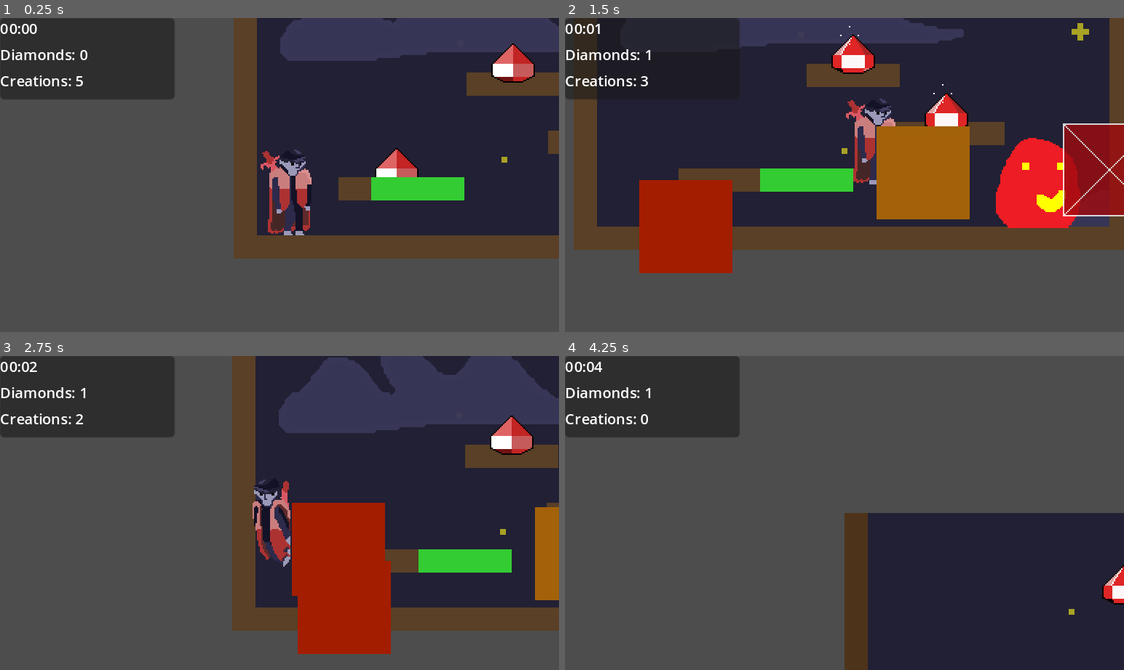
Above: before the commit, frames 1-4 (two rows, left to right).
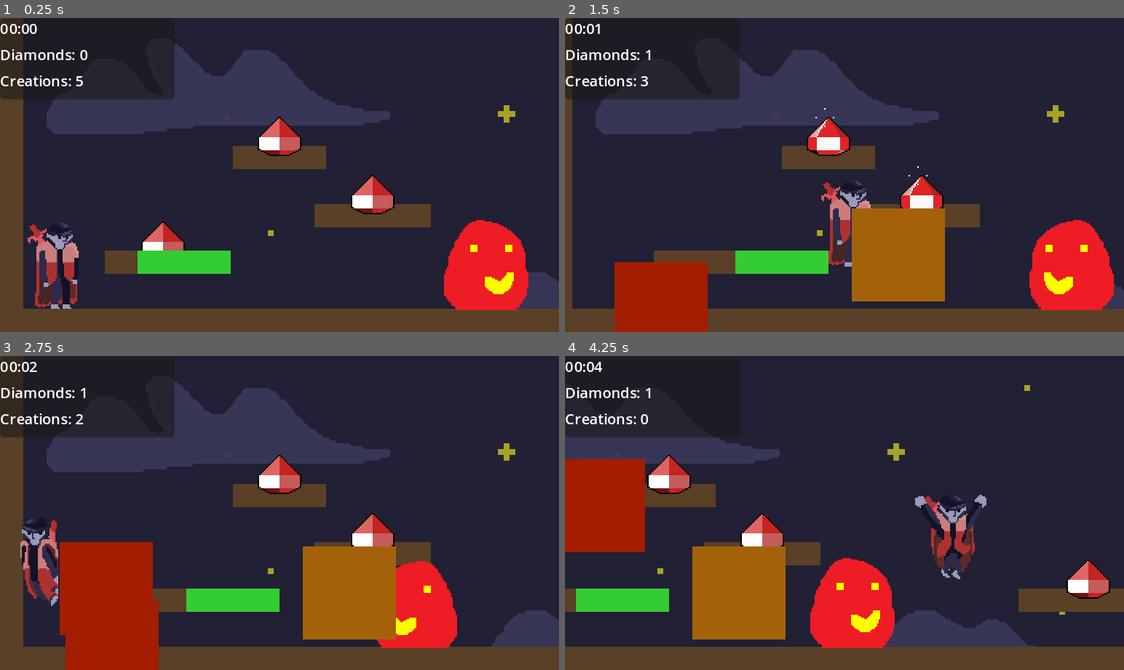
Above: after the commit, the same moments.

Repository: LloydNicholson/sluggers
Game: Godot game, scene res://scenes/rooms/Room0.tscn
Two runs of this game, one before a commit and one after it. Both use one fixed random seed, a clock stepped at 60 frames per second and the inputs below.
Inputs:
- Up to frame 1 (0.25 s): no input
- Up to frame 2 (1.5 s): tap Enter at 0.5 s; hold Right (move_right) from 0.53 s (still down); tap X (create_bouncy) at 0.6 s; tap Up (jump) at 0.77 s; tap Z (create_solid) at 1.35 s
- Up to frame 3 (2.75 s): tap Up (jump) at 1.52 s; release Right (move_right) at 2.03 s; hold Left (move_left) from 2.03 s (still down); tap X (create_bouncy) at 2.1 s
- Up to frame 4 (4.25 s): release Left (move_left) at 2.78 s; hold Right (move_right) from 2.78 s (still down); tap Z (create_solid) at 2.85 s; tap Up (jump) at 3.02, 3.77 s; tap X (create_bouncy) at 3.6 s

The runs differ from the first frame. In frame 1, 66% of the frame differs, in the area x 0-100%, y 0-100%; in frame 2, 68%; in frame 3, 68%; in frame 4, 75%.

Commit message:
Fix scene size (expand rooms to 768px wide) and add enemy patrol movement
Co-authored-by: LloydNicholson <34131158+LloydNicholson@users.noreply.github.com>
Agent-Logs-Url: https://github.com/LloydNicholson/sluggers/sessions/956ff2ec-399d-4ee0-bf11-c2a3dc59b773

Diff:
--- a/godot/scenes/camera/GameCamera.gd
+++ b/godot/scenes/camera/GameCamera.gd
@@ -5,6 +5,8 @@
 ## Smoothly follows a target node using linear interpolation, preserving the
 ## same feel as the original GML camera that lerped at 0.1 per frame.
 ## The target is normally the Player node in the current room.
+## Camera2D limit_* properties are respected: the lerp destination is clamped
+## so the view never drifts outside the room boundaries.
 
 ## NodePath to the node this camera should follow (set per-room in the editor).
 @export var target_path: NodePath = NodePath("")
@@ -22,4 +24,7 @@
 func _process(_delta: float) -> void:
 	if _target == null:
 		return
-	global_position = global_position.lerp(_target.global_position, lerp_speed)
+	var half := get_viewport_rect().size * 0.5
+	var tx := clampf(_target.global_position.x, limit_left + half.x, limit_right - half.x)
+	var ty := clampf(_target.global_position.y, limit_top + half.y, limit_bottom - half.y)
+	global_position = global_position.lerp(Vector2(tx, ty), lerp_speed)
--- a/godot/scenes/objects/DeathArea.tscn
+++ b/godot/scenes/objects/DeathArea.tscn
@@ -3,7 +3,7 @@
 [ext_resource type="Script" path="res://scenes/objects/DeathArea.gd" id="1_deatha"]
 
 [sub_resource type="RectangleShape2D" id="RectangleShape2D_deatha"]
-size = Vector2(384, 16)
+size = Vector2(2000, 16)
 
 [node name="DeathArea" type="Area2D"]
 script = ExtResource("1_deatha")
--- a/godot/scenes/objects/Enemy.gd
+++ b/godot/scenes/objects/Enemy.gd
@@ -2,11 +2,35 @@
 
 ## Sluggers – Enemy
 ##
-## A simple hazard. Reloads the current scene (player death) when the player
-## touches it. Extend this script to add patrol movement or other behaviours.
+## A hazard that patrols horizontally between x_min and x_max.
+## Reloads the current scene (player death) when the player touches it.
+
+## Left boundary of the patrol path (world x-coordinate).
+@export var x_min: float = 0.0
+## Right boundary of the patrol path (world x-coordinate).
+@export var x_max: float = 100.0
+## Patrol speed in pixels per second.
+@export var speed: float = 60.0
+
+var _direction: int = 1
+
+@onready var _sprite: AnimatedSprite2D = $Sprite
+
 
 func _ready() -> void:
 	body_entered.connect(_on_body_entered)
+
+
+func _physics_process(delta: float) -> void:
+	position.x += speed * _direction * delta
+	if position.x >= x_max:
+		position.x = x_max
+		_direction = -1
+		_sprite.flip_h = true
+	elif position.x <= x_min:
+		position.x = x_min
+		_direction = 1
+		_sprite.flip_h = false
 
 
 func _on_body_entered(body: Node2D) -> void:
--- a/godot/scenes/rooms/Room0.tscn
+++ b/godot/scenes/rooms/Room0.tscn
@@ -16,7 +16,7 @@
 [ext_resource type="Texture2D" path="res://assets/sprites/s_bg_clouds_front.png" id="14_clouds_front"]
 
 [sub_resource type="RectangleShape2D" id="RectangleShape2D_floor"]
-size = Vector2(384, 16)
+size = Vector2(768, 16)
 
 [sub_resource type="RectangleShape2D" id="RectangleShape2D_plat1"]
 size = Vector2(80, 16)
@@ -27,53 +27,59 @@
 [sub_resource type="RectangleShape2D" id="RectangleShape2D_plat3"]
 size = Vector2(64, 16)
 
+[sub_resource type="RectangleShape2D" id="RectangleShape2D_plat4"]
+size = Vector2(96, 16)
+
+[sub_resource type="RectangleShape2D" id="RectangleShape2D_plat5"]
+size = Vector2(80, 16)
+
+[sub_resource type="RectangleShape2D" id="RectangleShape2D_plat6"]
+size = Vector2(64, 16)
+
 [sub_resource type="RectangleShape2D" id="RectangleShape2D_wallL"]
 size = Vector2(16, 216)
 
 [sub_resource type="RectangleShape2D" id="RectangleShape2D_wallR"]
 size = Vector2(16, 216)
 
-[sub_resource type="RectangleShape2D" id="RectangleShape2D_death"]
-size = Vector2(384, 16)
-
 ; ── Root ──────────────────────────────────────────────────────────────────
 [node name="Room0" type="Node2D"]
 
 ; ── Sky background ─────────────────────────────────────────────────────────
 [node name="Background" type="Sprite2D" parent="."]
-position = Vector2(192, 108)
+position = Vector2(384, 108)
 texture = ExtResource("12_bgsky")
 region_enabled = true
-region_rect = Rect2(0, 0, 384, 216)
+region_rect = Rect2(0, 0, 768, 216)
 z_index = -10
 
 [node name="CloudsBehind" type="Sprite2D" parent="."]
-position = Vector2(192, 108)
+position = Vector2(384, 108)
 texture = ExtResource("13_clouds_behind")
 region_enabled = true
-region_rect = Rect2(0, 0, 384, 216)
+region_rect = Rect2(0, 0, 768, 216)
 z_index = -9
 
 [node name="CloudsFront" type="Sprite2D" parent="."]
-position = Vector2(192, 108)
+position = Vector2(384, 108)
 texture = ExtResource("14_clouds_front")
 region_enabled = true
-region_rect = Rect2(0, 0, 384, 216)
+region_rect = Rect2(0, 0, 768, 216)
 z_index = -8
 
 ; ── Terrain ────────────────────────────────────────────────────────────────
 [node name="Terrain" type="Node2D" parent="."]
 
 [node name="Floor" type="StaticBody2D" parent="Terrain"]
-position = Vector2(192, 208)
+position = Vector2(384, 208)
 
 [node name="CollisionShape2D" type="CollisionShape2D" parent="Terrain/Floor"]
 shape = SubResource("RectangleShape2D_floor")
 
 [node name="Visual" type="ColorRect" parent="Terrain/Floor"]
-offset_left = -192.0
-offset_top = -8.0
-offset_right = 192.0
+offset_left = -384.0
+offset_top = -8.0
+offset_right = 384.0
 offset_bottom = 8.0
 color = Color(0.35, 0.25, 0.15, 1)
 
@@ -91,7 +97,7 @@
 color = Color(0.35, 0.25, 0.15, 1)
 
 [node name="WallRight" type="StaticBody2D" parent="Terrain"]
-position = Vector2(376, 108)
+position = Vector2(760, 108)
 
 [node name="CollisionShape2D" type="CollisionShape2D" parent="Terrain/WallRight"]
 shape = SubResource("RectangleShape2D_wallR")
@@ -142,9 +148,49 @@
 offset_bottom = 8.0
 color = Color(0.35, 0.25, 0.15, 1)
 
+; ── Second-screen platforms ────────────────────────────────────────────────
+[node name="Platform4" type="StaticBody2D" parent="Terrain"]
+position = Vector2(480, 168)
+
+[node name="CollisionShape2D" type="CollisionShape2D" parent="Terrain/Platform4"]
+shape = SubResource("RectangleShape2D_plat4")
+
+[node name="Visual" type="ColorRect" parent="Terrain/Platform4"]
+offset_left = -48.0
+offset_top = -8.0
+offset_right = 48.0
+offset_bottom = 8.0
+color = Color(0.35, 0.25, 0.15, 1)
+
+[node name="Platform5" type="StaticBody2D" parent="Terrain"]
+position = Vector2(608, 136)
+
+[node name="CollisionShape2D" type="CollisionShape2D" parent="Terrain/Platform5"]
+shape = SubResource("RectangleShape2D_plat5")
+
+[node name="Visual" type="ColorRect" parent="Terrain/Platform5"]
+offset_left = -40.0
+offset_top = -8.0
+offset_right = 40.0
+offset_bottom = 8.0
+color = Color(0.35, 0.25, 0.15, 1)
+
+[node name="Platform6" type="StaticBody2D" parent="Terrain"]
+position = Vector2(672, 96)
+
+[node name="CollisionShape2D" type="CollisionShape2D" parent="Terrain/Platform6"]
+shape = SubResource("RectangleShape2D_plat6")
+
+[node name="Visual" type="ColorRect" parent="Terrain/Platform6"]
+offset_left = -32.0
+offset_top = -8.0
+offset_right = 32.0
+offset_bottom = 8.0
+color = Color(0.35, 0.25, 0.15, 1)
+
 ; ── Death pit (below the floor) ────────────────────────────────────────────
 [node name="DeathPit" parent="." instance=ExtResource("4_deatha")]
-position = Vector2(192, 224)
+position = Vector2(384, 224)
 
 ; ── Collectibles ───────────────────────────────────────────────────────────
 [node name="Diamond1" parent="." instance=ExtResource("2_diamond")]
@@ -156,20 +202,42 @@
 [node name="Diamond3" parent="." instance=ExtResource("2_diamond")]
 position = Vector2(192, 80)
 
-; ── Moving platform ────────────────────────────────────────────────────────
+[node name="Diamond4" parent="." instance=ExtResource("2_diamond")]
+position = Vector2(480, 152)
+
+[node name="Diamond5" parent="." instance=ExtResource("2_diamond")]
+position = Vector2(608, 120)
+
+[node name="Diamond6" parent="." instance=ExtResource("2_diamond")]
+position = Vector2(672, 80)
+
+; ── Moving platforms ───────────────────────────────────────────────────────
 [node name="MovingBlock" parent="." instance=ExtResource("3_movingb")]
 position = Vector2(80, 168)
 x_min = 32.0
 x_max = 160.0
 speed = 200.0
 
-; ── Enemy ──────────────────────────────────────────────────────────────────
+[node name="MovingBlock2" parent="." instance=ExtResource("3_movingb")]
+position = Vector2(512, 168)
+x_min = 400.0
+x_max = 592.0
+speed = 200.0
+
+; ── Enemies ────────────────────────────────────────────────────────────────
 [node name="Enemy1" parent="." instance=ExtResource("6_enemy")]
 position = Vector2(320, 200)
+x_min = 256.0
+x_max = 384.0
+
+[node name="Enemy2" parent="." instance=ExtResource("6_enemy")]
+position = Vector2(640, 200)
+x_min = 576.0
+x_max = 720.0
 
 ; ── Room warp (leads to Room 1) ────────────────────────────────────────────
 [node name="RoomWarp" parent="." instance=ExtResource("5_warp")]
-position = Vector2(368, 192)
+position = Vector2(752, 192)
 target_scene = "res://scenes/rooms/Room1.tscn"
 
 ; ── Player ─────────────────────────────────────────────────────────────────
@@ -181,6 +249,10 @@
 ; ── Camera ─────────────────────────────────────────────────────────────────
 [node name="GameCamera" parent="." instance=ExtResource("9_camera")]
 target_path = NodePath("../Player")
+limit_left = 0
+limit_right = 768
+limit_top = 0
+limit_bottom = 216
 
 ; ── UI ─────────────────────────────────────────────────────────────────────
 [node name="HUD" parent="." instance=ExtResource("7_hud")]
--- a/godot/scenes/rooms/Room1.tscn
+++ b/godot/scenes/rooms/Room1.tscn
@@ -16,17 +16,26 @@
 [ext_resource type="Texture2D" path="res://assets/sprites/s_mg_silhoette.png" id="14_mgsilhouette"]
 
 [sub_resource type="RectangleShape2D" id="RectangleShape2D_floor"]
-size = Vector2(384, 16)
+size = Vector2(768, 16)
 
 [sub_resource type="RectangleShape2D" id="RectangleShape2D_plat1"]
 size = Vector2(64, 16)
 
 [sub_resource type="RectangleShape2D" id="RectangleShape2D_plat2"]
-size = Vector2(48, 16)
+size = Vector2(64, 16)
 
 [sub_resource type="RectangleShape2D" id="RectangleShape2D_plat3"]
 size = Vector2(96, 16)
 
+[sub_resource type="RectangleShape2D" id="RectangleShape2D_plat4"]
+size = Vector2(64, 16)
+
+[sub_resource type="RectangleShape2D" id="RectangleShape2D_plat5"]
+size = Vector2(64, 16)
+
+[sub_resource type="RectangleShape2D" id="RectangleShape2D_plat6"]
+size = Vector2(64, 16)
+
 [sub_resource type="RectangleShape2D" id="RectangleShape2D_wallL"]
 size = Vector2(16, 216)
 
@@ -38,39 +47,39 @@
 
 ; ── Sky background ─────────────────────────────────────────────────────────
 [node name="Background" type="Sprite2D" parent="."]
-position = Vector2(192, 108)
+position = Vector2(384, 108)
 texture = ExtResource("12_bgsky")
 region_enabled = true
-region_rect = Rect2(0, 0, 384, 216)
+region_rect = Rect2(0, 0, 768, 216)
 z_index = -10
 
 [node name="MidgroundCity" type="Sprite2D" parent="."]
-position = Vector2(192, 108)
+position = Vector2(384, 108)
 texture = ExtResource("13_mgcity")
 region_enabled = true
-region_rect = Rect2(0, 0, 384, 216)
+region_rect = Rect2(0, 0, 768, 216)
 z_index = -9
 
 [node name="MidgroundSilhouette" type="Sprite2D" parent="."]
-position = Vector2(192, 108)
+position = Vector2(384, 108)
 texture = ExtResource("14_mgsilhouette")
 region_enabled = true
-region_rect = Rect2(0, 0, 384, 216)
+region_rect = Rect2(0, 0, 768, 216)
 z_index = -8
 
 ; ── Terrain ────────────────────────────────────────────────────────────────
 [node name="Terrain" type="Node2D" parent="."]
 
 [node name="Floor" type="StaticBody2D" parent="Terrain"]
-position = Vector2(192, 208)
+position = Vector2(384, 208)
 
 [node name="CollisionShape2D" type="CollisionShape2D" parent="Terrain/Floor"]
 shape = SubResource("RectangleShape2D_floor")
 
 [node name="Visual" type="ColorRect" parent="Terrain/Floor"]
-offset_left = -192.0
-offset_top = -8.0
-offset_right = 192.0
+offset_left = -384.0
+offset_top = -8.0
+offset_right = 384.0
 offset_bottom = 8.0
 color = Color(0.3, 0.2, 0.1, 1)
 
@@ -88,7 +97,7 @@
 color = Color(0.3, 0.2, 0.1, 1)
 
 [node name="WallRight" type="StaticBody2D" parent="Terrain"]
-position = Vector2(376, 108)
+position = Vector2(760, 108)
 
 [node name="CollisionShape2D" type="CollisionShape2D" parent="Terrain/WallRight"]
 shape = SubResource("RectangleShape2D_wallR")
@@ -115,20 +124,20 @@
 color = Color(0.3, 0.2, 0.1, 1)
 
 [node name="Platform2" type="StaticBody2D" parent="Terrain"]
-position = Vector2(192, 148)
+position = Vector2(256, 148)
 
 [node name="CollisionShape2D" type="CollisionShape2D" parent="Terrain/Platform2"]
 shape = SubResource("RectangleShape2D_plat2")
 
 [node name="Visual" type="ColorRect" parent="Terrain/Platform2"]
-offset_left = -24.0
-offset_top = -8.0
-offset_right = 24.0
+offset_left = -32.0
+offset_top = -8.0
+offset_right = 32.0
 offset_bottom = 8.0
 color = Color(0.3, 0.2, 0.1, 1)
 
 [node name="Platform3" type="StaticBody2D" parent="Terrain"]
-position = Vector2(304, 112)
+position = Vector2(400, 112)
 
 [node name="CollisionShape2D" type="CollisionShape2D" parent="Terrain/Platform3"]
 shape = SubResource("RectangleShape2D_plat3")
@@ -140,22 +149,67 @@
 offset_bottom = 8.0
 color = Color(0.3, 0.2, 0.1, 1)
 
+[node name="Platform4" type="StaticBody2D" parent="Terrain"]
+position = Vector2(512, 176)
+
+[node name="CollisionShape2D" type="CollisionShape2D" parent="Terrain/Platform4"]
+shape = SubResource("RectangleShape2D_plat4")
+
+[node name="Visual" type="ColorRect" parent="Terrain/Platform4"]
+offset_left = -32.0
+offset_top = -8.0
+offset_right = 32.0
+offset_bottom = 8.0
+color = Color(0.3, 0.2, 0.1, 1)
+
+[node name="Platform5" type="StaticBody2D" parent="Terrain"]
+position = Vector2(640, 148)
+
+[node name="CollisionShape2D" type="CollisionShape2D" parent="Terrain/Platform5"]
+shape = SubResource("RectangleShape2D_plat5")
+
+[node name="Visual" type="ColorRect" parent="Terrain/Platform5"]
+offset_left = -32.0
+offset_top = -8.0
+offset_right = 32.0
+offset_bottom = 8.0
+color = Color(0.3, 0.2, 0.1, 1)
+
+[node name="Platform6" type="StaticBody2D" parent="Terrain"]
+position = Vector2(700, 112)
+
+[node name="CollisionShape2D" type="CollisionShape2D" parent="Terrain/Platform6"]
+shape = SubResource("RectangleShape2D_plat6")
+
+[node name="Visual" type="ColorRect" parent="Terrain/Platform6"]
+offset_left = -32.0
+offset_top = -8.0
+offset_right = 32.0
+offset_bottom = 8.0
+color = Color(0.3, 0.2, 0.1, 1)
+
 ; ── Death pit ──────────────────────────────────────────────────────────────
 [node name="DeathPit" parent="." instance=ExtResource("4_deatha")]
-position = Vector2(192, 224)
+position = Vector2(384, 224)
 
 ; ── Collectibles ───────────────────────────────────────────────────────────
 [node name="Diamond1" parent="." instance=ExtResource("2_diamond")]
 position = Vector2(80, 160)
 
 [node name="Diamond2" parent="." instance=ExtResource("2_diamond")]
-position = Vector2(192, 132)
+position = Vector2(256, 132)
 
 [node name="Diamond3" parent="." instance=ExtResource("2_diamond")]
-position = Vector2(304, 96)
+position = Vector2(400, 96)
 
 [node name="Diamond4" parent="." instance=ExtResource("2_diamond")]
 position = Vector2(192, 48)
+
+[node name="Diamond5" parent="." instance=ExtResource("2_diamond")]
+position = Vector2(512, 160)
+
+[node name="Diamond6" parent="." instance=ExtResource("2_diamond")]
+position = Vector2(640, 132)
 
 ; ── Moving platforms ───────────────────────────────────────────────────────
 [node name="MovingBlock1" parent="." instance=ExtResource("3_movingb")]
@@ -165,17 +219,32 @@
 speed = 200.0
 
 [node name="MovingBlock2" parent="." instance=ExtResource("3_movingb")]
-position = Vector2(280, 112)
-x_min = 200.0
-x_max = 360.0
+position = Vector2(320, 112)
+x_min = 240.0
+x_max = 400.0
+speed = 250.0
+
+[node name="MovingBlock3" parent="." instance=ExtResource("3_movingb")]
+position = Vector2(550, 148)
+x_min = 440.0
+x_max = 640.0
 speed = 250.0
 
 ; ── Enemies ────────────────────────────────────────────────────────────────
 [node name="Enemy1" parent="." instance=ExtResource("6_enemy")]
-position = Vector2(96, 200)
+position = Vector2(160, 200)
+x_min = 80.0
+x_max = 256.0
 
 [node name="Enemy2" parent="." instance=ExtResource("6_enemy")]
-position = Vector2(288, 200)
+position = Vector2(400, 200)
+x_min = 320.0
+x_max = 480.0
+
+[node name="Enemy3" parent="." instance=ExtResource("6_enemy")]
+position = Vector2(650, 200)
+x_min = 560.0
+x_max = 740.0
 
 ; ── Room warp back to Room 0 ───────────────────────────────────────────────
 [node name="RoomWarpBack" parent="." instance=ExtResource("5_warp")]
@@ -191,6 +260,10 @@
 ; ── Camera ─────────────────────────────────────────────────────────────────
 [node name="GameCamera" parent="." instance=ExtResource("9_camera")]
 target_path = NodePath("../Player")
+limit_left = 0
+limit_right = 768
+limit_top = 0
+limit_bottom = 216
 
 ; ── UI ─────────────────────────────────────────────────────────────────────
 [node name="HUD" parent="." instance=ExtResource("7_hud")]
Not shown: 1 places in godot/scenes/rooms/Room0.tscn that only renumber resources
Not shown: 1 places in godot/scenes/rooms/Room1.tscn that only renumber resources
